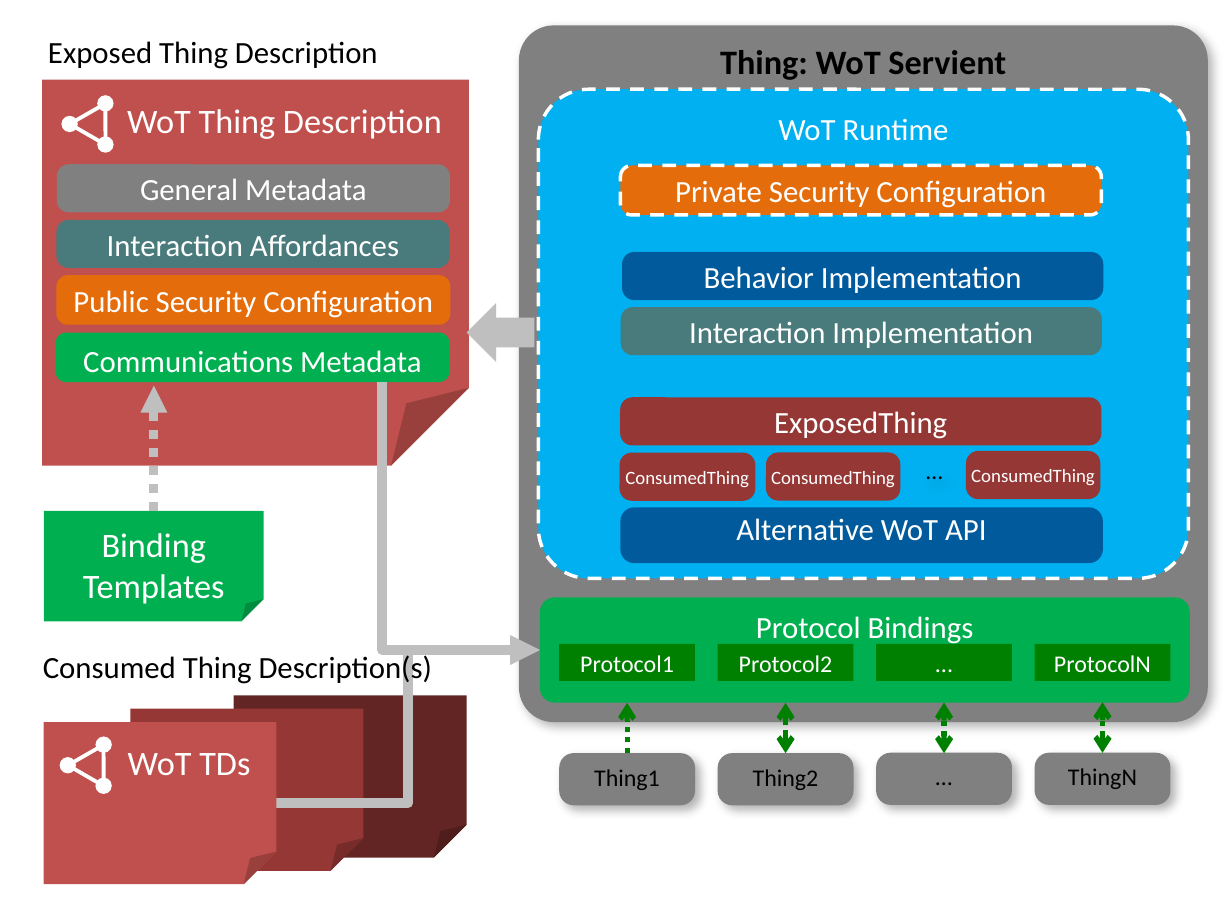
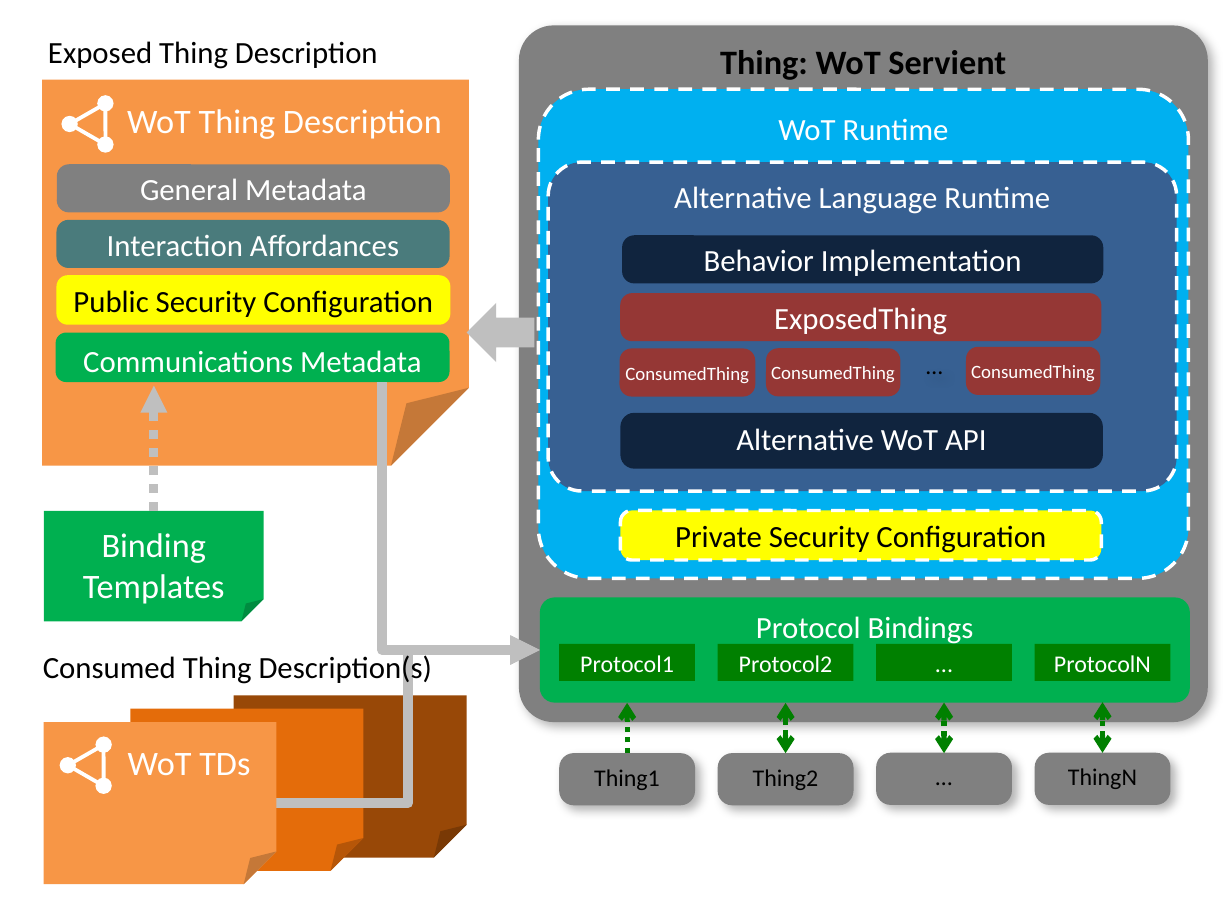
Before and after one commit to w3c/wot-architecture, a slide deck: slide 9 of images/wot-architecture-figures-new2.pptx (slide 10 before the commit). Drawn at 1232x924 pixels with LibreOffice and Linux fonts; fonts in the diff are those of the drawing. Boxes give left, top, right and bottom in pixels: in the first picture for what was removed or moved away, otherwise in the second. Text is boxed around its words. In the diff, an @@ line names an element or a change of style, - is before the commit and + after.

```diff
--- a/images/wot-architecture-figures-new2.pptx
+++ b/images/wot-architecture-figures-new2.pptx
@@ folded corner "WoT Thing Description" at [42, 80, 468, 466]: fill #C0504D to #F79646 @@
@@ rounded rectangle added at [548, 163, 1177, 492], fill #376092, outline #FFFFFF 2 pt dashed, 18 pt, text #FFFFFF @@
+Alternative Language Runtime
@@ rounded rectangle "Behavior Implementation": place and size @@
-rounded rectangle "Behavior Implementation" at [622, 253, 1104, 301]
+rounded rectangle "Behavior Implementation" at [622, 235, 1104, 283]
@@ rounded rectangle "Behavior Implementation" at [622, 235, 1104, 283]: fill #005A9C to #0F243E @@
@@ rounded rectangle "Public Security Configuration" at [57, 275, 451, 324]: text colour #FFFFFF to #000000; fill #E46C0A to #FFFF00 @@
@@ rounded rectangle removed at [621, 307, 1103, 355] @@
-Interaction Implementation
@@ 4 rounded rectangles, 1 text: place and size @@
-4 rounded rectangles, 1 text at [620, 398, 1101, 500]
+4 rounded rectangles, 1 text at [620, 293, 1101, 397]
@@ rounded rectangle "Alternative WoT API": place and size @@
-rounded rectangle "Alternative WoT API" at [621, 508, 1104, 563]
+rounded rectangle "Alternative WoT API" at [621, 413, 1104, 468]
@@ rounded rectangle "Alternative WoT API" at [621, 413, 1104, 468]: vertical alignment bottom to middle; fill #005A9C to #0F243E @@
@@ rounded rectangle "Private Security Configuration" at [621, 510, 1101, 559]: text colour #FFFFFF to #000000; fill #E46C0A to #FFFF00 @@
@@ rounded rectangle "Private Security Configuration": place and size @@
-rounded rectangle "Private Security Configuration" at [621, 165, 1101, 214]
+rounded rectangle "Private Security Configuration" at [621, 510, 1101, 559]
@@ folded corner at [131, 708, 363, 871]: fill #953735 to #E46C0A @@
@@ folded corner at [234, 695, 467, 857]: fill #632523 to #984807 @@
@@ folded corner "WoT TDs" at [43, 722, 276, 885]: fill #C0504D to #F79646 @@
```
Also in this commit, not shown: 6 other slides changed, 1 slide added, 4 slides removed.
